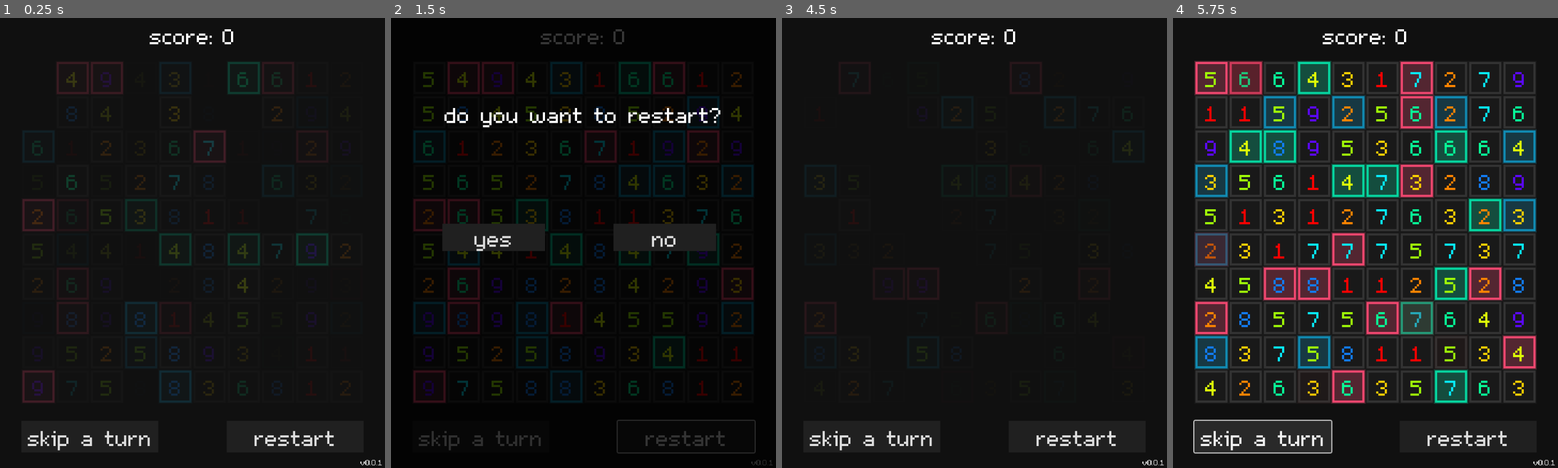
Above: before the commit, frames 1-4 (left to right).
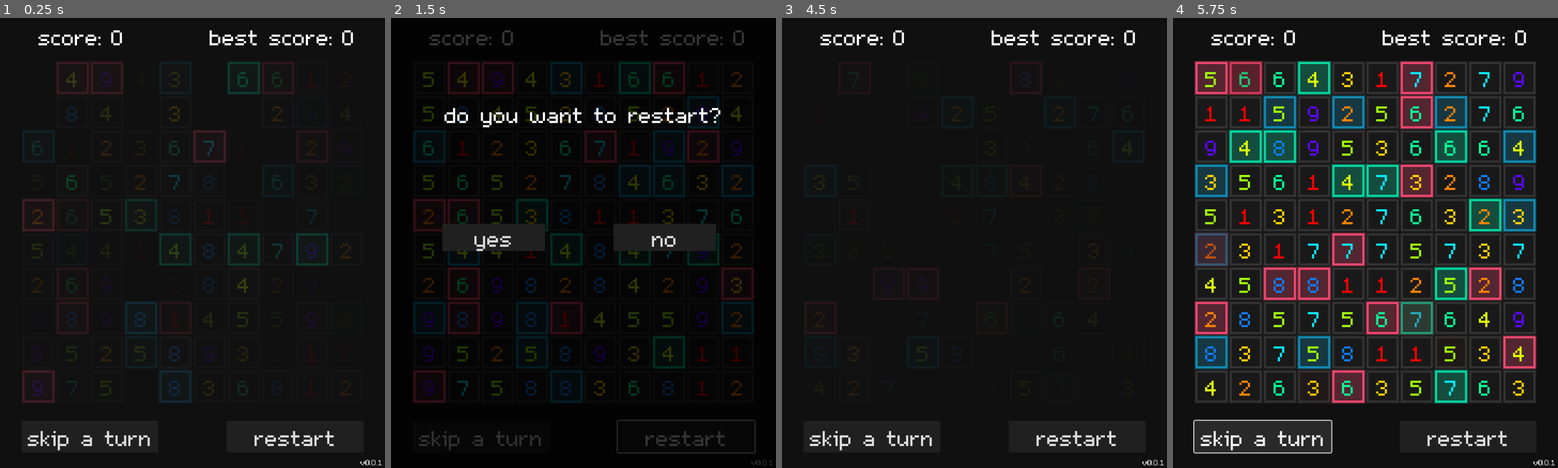
Above: after the commit, the same moments.

Repository: lorossi/Exploding-Boxes
Game: Godot game, scene res://scenes/gui/level.tscn
Same seed, same stepped clock (60 frames per second), same inputs: the game is played once before the commit and once after it.
Inputs:
- Up to frame 1 (0.25 s): no input
- Up to frame 2 (1.5 s): click "restart" at 0.5 s; click "restart" at 1.25 s
- Up to frame 3 (4.5 s): click "restart" at 2 s; click "skip a turn" at 2.75 s; click "skip a turn" at 3.5 s; click "yes" at 4.25 s
- Up to frame 4 (5.75 s): click "skip a turn" at 5 s

The runs differ from the first frame. In frame 1, 0.9% of the frame differs, in the area x 9-92%, y 2-7%; in frame 2, 0.7%; in frame 3, 0.9%; in frame 4, 0.9%.

Commit message:
added score and best score

Diff:
--- a/scenes/gui/gui.tscn
+++ b/scenes/gui/gui.tscn
@@ -14,21 +14,38 @@
 theme = ExtResource("1_70ceh")
 script = ExtResource("2_suiqi")
 
-[node name="ScoreContainer" type="CenterContainer" parent="."]
+[node name="ScoreContainer" type="HBoxContainer" parent="."]
 layout_mode = 2
-offset_right = 720.0
-offset_bottom = 64.0
+offset_left = 72.0
+offset_top = 8.0
+offset_right = 232.0
+offset_bottom = 59.0
 
-[node name="HBoxContainer" type="HBoxContainer" parent="ScoreContainer"]
-layout_mode = 2
-
-[node name="ScorePrefix" type="Label" parent="ScoreContainer/HBoxContainer"]
+[node name="ScorePrefix" type="Label" parent="ScoreContainer"]
 layout_mode = 2
 text = "score:"
 horizontal_alignment = 2
 vertical_alignment = 1
 
-[node name="ScoreLabel" type="Label" parent="ScoreContainer/HBoxContainer"]
+[node name="ScoreLabel" type="Label" parent="ScoreContainer"]
+layout_mode = 2
+text = "0"
+vertical_alignment = 1
+
+[node name="BestScoreContainer" type="HBoxContainer" parent="."]
+layout_mode = 2
+offset_left = 392.0
+offset_top = 8.0
+offset_right = 664.0
+offset_bottom = 59.0
+
+[node name="BestScorePrefix" type="Label" parent="BestScoreContainer"]
+layout_mode = 2
+text = "best score:"
+horizontal_alignment = 2
+vertical_alignment = 1
+
+[node name="BestScoreLabel" type="Label" parent="BestScoreContainer"]
 layout_mode = 2
 text = "0"
 vertical_alignment = 1
--- a/scripts/gui/gui.gd
+++ b/scripts/gui/gui.gd
@@ -6,6 +6,7 @@
 signal skip
 
 var _score_label: Label
+var _best_score_label: Label
 var _version_label: Label
 var _skip_button: Button
 var _restart_button: Button
@@ -15,6 +16,7 @@
 
 func _ready() -> void:
 	_score_label = find_child("ScoreLabel")
+	_best_score_label = find_child("BestScoreLabel")
 	_version_label = find_child("VersionLabel")
 	_skip_button = find_child("SkipButton")
 	_restart_button = find_child("RestartButton")
@@ -37,6 +39,12 @@
 func set_score(score: int) -> void:
 	_score_label.text = str(score)
 
+func get_best_score() -> int:
+	return int(_best_score_label.text)
+
+func set_best_score(score: int) -> void:
+	_best_score_label.text = str(score)
+
 
 func _on_restart_button_pressed() -> void:
 	_restart_confirmation.visible = true
--- a/scripts/gui/level.gd
+++ b/scripts/gui/level.gd
@@ -354,6 +354,8 @@
 					_delete_active_cells()
 					_update_cells()
 					_gui.set_score(_score)
+					if _score > _gui.get_best_score():
+						_gui.set_best_score(_score)
 				else:
 					_reset_active_cells()
 
